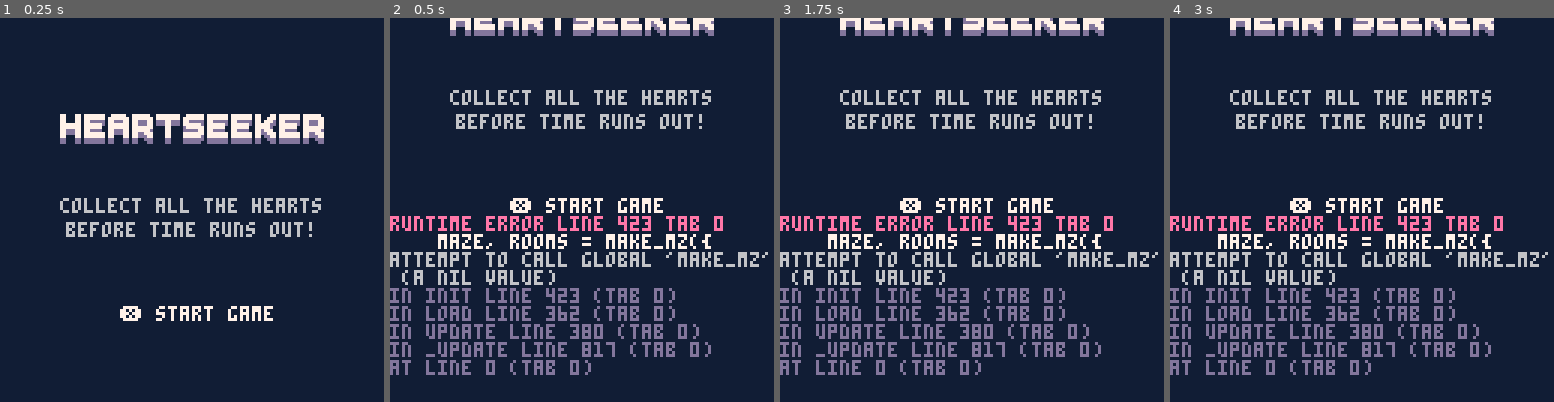
Above: before the commit, frames 1-4 (left to right).
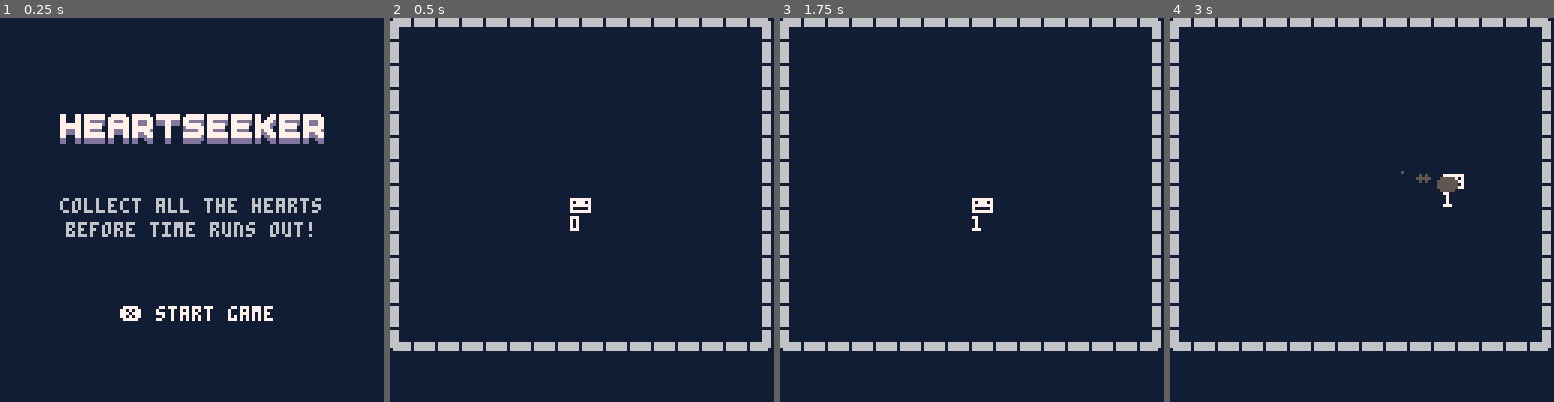
Above: after the commit, the same moments.

Repository: theRenard/move-and-fire
Game: PICO-8 cartridge move-and-fire.p8
Same seed, same stepped clock (60 frames per second), same inputs: the game is played once before the commit and once after it.
Inputs:
- Up to frame 1 (0.25 s): no input
- Up to frame 2 (0.5 s): tap X (X key) at 0.33 s
- Up to frame 3 (1.75 s): tap X (X key) at 1.07 s; hold Right from 1.6 s (still down)
- Up to frame 4 (3 s): tap X (X key) at 1.85, 2.97 s; release Right at 2.1 s; hold Up 2.15-2.42 s; hold Right from 2.47 s (still down)

Frame 1 is identical in both runs. In frame 2, 20% of the frame differs, in the area x 0-100%, y 0-93%; in frame 3, 20%; in frame 4, 21%.
Error before the commit: runtime error line 423 tab 0; maze, rooms = make_mz({; attempt to call global 'make_mz' (a nil value)

Commit message:
Refactor player entity and movement logic; replace 'player' with 'person' and simplify movement calculations

Diff:
--- a/lua/entities/player.lua
+++ b/lua/entities/player.lua
@@ -1,119 +1,55 @@
 --player functions from https://mboffin.itch.io/pico8-movement-with-inertia
 
 -- person
-player = entity:extend({
-	x = 24,
-	y = 24,
-	dx = 0,
-	dy = 0,
-	w = 3,
-	h = 3,
-	sprite = 192,
-	xspd = 1.5,
-	yspd = 1.5,
-	a = 1,
-	drg = 0.6,
+person=entity:extend({
+	x=60,
+	y=60,
+	w=7,
+	h=5,
 
-	update = function(_ENV)
-		--when the user tries to move,
-		--we only add the acceleration
-		--to the current speed.
+	dx=0,
+	dy=0,
 
-		if (btn(⬅️)) dx -= a
-		if (btn(➡️)) dx += a
-		if (btn(⬆️)) dy -= a
-		if (btn(⬇️)) dy += a
+	update=function(_ENV)
+		dx,dy=0,0
 
-		--if we acceleration keeps
-		--getting added, they will just
-		--speed up forever. so we need
-		--to limit the speed to a max
-		--speed in both horizontal and
-		--vertical directions.
-		dx = mid(-xspd, dx, xspd)
-		dy = mid(-yspd, dy, yspd)
+		if (btn(⬆️)) dy-=1
+		if (btn(⬇️)) dy+=1
+		if (btn(⬅️)) dx-=1
+		if (btn(➡️)) dx+=1
 
-		--before doing any movement,
-		--just check if they are next
-		--to a wall, and if so, don't
-		--let allow movement in that
-		--direction.
-		wall_check(x, y, w, h, dx, dy)
+		if dx!=0 or dy !=0 then
+			-- normalize movement
+			-- local a=atan2(dx,dy)
+			-- x+=cos(a)
+			-- y+=sin(a)
 
-		--before the player is moved,
-		--movement needs to be checked
-		--to see if the player actually
-		--can move in that direction.
-		if can_move(x, y, w, h, dx, dy) then
-			--actually move the player to
-			--the new location
-			x += dx
-			y += dy
+			-- add velocity but clamp it to 1
+			dx=mid(-1,dx,1)
+			dy=mid(-1,dy,1)
 
-			--but if the player cannot move
-			--into that spot, find out how
-			--close they can get and move
-			--them there instead.
-		else
-			--create temporary variables
-			--to store how far the player
-			--is trying to move.
-			tdx = dx
-			tdy = dy
+			-- add velocity to position
+			x+=dx
+			y+=dy
 
-			--now we're going to make
-			--tdx,tdy shorter and shorter
-			--until we find a new position
-			--that the player can move to.
-			while not can_move(x, y, w, h, tdx, tdy) do
-				--if the amount of x movement
-				--has been shortened so much
-				--that it's practically 0,
-				--just set it to 0.
-				if (abs(tdx) <= 0.1) then
-					tdx = 0
 
-					--but if it's not too small,
-					--make it 90% of what it was
-					--before. (this shortens the
-					--amount the player is trying
-					--to move in that direction.)
-				else
-					tdx *= 0.9
-				end
-
-				--do the same thing for y
-				--movement.
-				if (abs(tdy) <= 0.1) then
-					tdy = 0
-				else
-					tdy *= 0.9
-				end
+			-- spawn dust each 3/10 sec
+			if (t()*10)\1%3==0 then
+				dust({
+					x=x+rnd(3),
+					y=y+4,
+					frames=18+rnd(4),
+				})
 			end
-
-			--now that we've shorted the
-			--distance the player is
-			--trying to move to something
-			--actually possible, actually
-			--move the player to that new
-			--shortened distance.
-			x += tdx
-			y += tdy
 		end
 
-		--if the player's still moving,
-		--then slow them down just a
-		--bit using the drag amount.
-		if (abs(dx) > 0) dx *= drg
-		if (abs(dy) > 0) dy *= drg
-		--if they are going slow enough
-		--in a particular direction,
-		--just bring them to a halt.
-		if (abs(dx) < 0.02) dx = 0
-		if (abs(dy) < 0.02) dy = 0
+		-- restrict movement
+		x=mid(7,x,114)
+		y=mid(15,y,116)
 	end,
 
-	draw = function(_ENV)
-		spr(sprite, x, y)
-	end
+	draw=function(_ENV)
+		prints("😐",x,y,7)
+		print(dx)
+	end,
 })
--- a/lua/main.lua
+++ b/lua/main.lua
@@ -1,6 +1,6 @@
 
 -- enable extended map
-poke(0x5f56, 0x80)
+-- poke(0x5f56, 0x80)
 
 function _init()
 	scene:load(title_scene)
--- a/lua/maze.lua
+++ /dev/null
@@ -1,338 +0,0 @@
--- Copyright (c) 2024 Daniele Tabanella under the MIT license
-
---2220
---17919
-
-function make_mz(cfg)
-    -- Constants
-    local draw, mth = cfg.draw or false, cfg.mth or 3
-    local brd, w, h = cfg.hasbrd == false and 1 or 2, cfg.w or 128, cfg.h or 64
-    local mz_w, mz_h, chambers = w - 1, h - 1, {}
-    local tries, xtrsz, xtrconn, exits = 1000, cfg.xtrsz or 1, cfg.xtrconn or 20, cfg.exits or 2
-
-    -- Tiles
-    local wl_tl, flr_tl, op_tl, csd_tl, xt_tl = cfg.wl_tl or 1, cfg.flr_tl or 7, cfg.op_tl or 12, cfg.csd_tl or 8, cfg.xt_tl or 9
-    local mz, rgn, con_rgn, dd_ends, cr_rgn = mk2darr(mz_w, mz_h, wl_tl), mk2darr(mz_w, mz_h), mk2darr(mz_w, mz_h), {}, 0
-
-    local function chs_idx(ceil)
-        return mth == 1 and flr(rnd(ceil)) + 1 or mth == 2 and 1 or ceil
-    end
-
-    local function in_bounds(pos)
-        return pos.x <= mz_w and pos.y <= mz_h and pos.x > 0 and pos.y > 0
-    end
-
-    local function is_wall(pos)
-        return mz[pos.x][pos.y] == wl_tl
-    end
-
-    local function is_path(pos)
-        return mz[pos.x][pos.y] == flr_tl
-    end
-
-    local function set_tl(pos, tl_ty)
-        mz[pos.x][pos.y] = tl_ty
-    end
-
-    local function crv(pos)
-        set_tl(pos, flr_tl)
-        rgn[pos.x][pos.y] = cr_rgn
-    end
-
-    local function fill(pos)
-        mz[pos.x][pos.y] = wl_tl
-    end
-
-    local function can_crv(pos)
-        return in_bounds(pos) and is_wall(pos)
-    end
-
-    local function add_rgn()
-        cr_rgn += 1
-    end
-
-    local function add_dend(pos)
-        add(dd_ends, pos)
-    end
-
-    local function add_junc(pos)
-        local tile_type = csd_tl
-        if one_in(4) then
-            tile_type = one_in(3) and op_tl or flr_tl
-        end
-        set_tl(pos, tile_type)
-    end
-
-    local function draw_mz()
-        if rnd() > 0.9 then
-            foreach_2darr(
-                mz, function(x, y)
-                    pset(x - 1, y - 1, mz[x][y])
-                end
-            )
-        end
-    end
-
-    local function draw_rgn()
-        foreach_2darr(
-            mz, function(x, y)
-                local _rgn, color = rgn[x][y], _rgn and (_rgn % 15) + 1 or 0
-                -- color between 0 and 15
-                if color == 9 or color == 10 then
-                    color = 11
-                end
-                pset(x - 1, y - 1, color)
-            end
-        )
-    end
-
-    local function draw_connections()
-        if rnd() > 0.9 then
-            foreach_2darr(
-                mz, function(x, y)
-                    local rgn = con_rgn[x][y]
-                    if rgn then
-                        if #rgn == 2 then
-                            pset(x - 1, y, 9)
-                        else
-                            pset(x - 1, y, 10)
-                        end
-                    end
-                end
-            )
-        end
-    end
-
-    local function grow_mz(str_pos)
-        add_rgn()
-        local posn = {}
-        crv(str_pos)
-        add(posn, str_pos)
-
-        while #posn > 0 do
-            local index = chs_idx(#posn)
-            local curr_pos = posn[index]
-            for _, dir in pairs(shuffle(dir.card)) do
-                local ngbPos, nxt_ngb_tl = {
-                    x = curr_pos.x + dir.x,
-                    y = curr_pos.y + dir.y
-                },
-                {
-                    x = curr_pos.x + dir.x * 2,
-                    y = curr_pos.y + dir.y * 2
-                }
-                if can_crv(ngbPos) and can_crv(nxt_ngb_tl) then
-                    crv(ngbPos)
-                    crv(nxt_ngb_tl)
-                    add(posn, nxt_ngb_tl)
-                    if draw then draw_mz() end
-                    index = nil
-                    break
-                end
-            end
-            if index then
-                del(posn, curr_pos)
-            end
-        end
-    end
-
-    local function grow_mzs()
-        for x = brd, mz_w, 2 do
-            for y = brd, mz_h, 2 do
-                local pos = { x = x, y = y }
-                if is_wall(pos) then
-                    grow_mz(pos)
-                end
-            end
-        end
-    end
-
-    local function add_rms()
-        local rms = {}
-        for i = 0, tries do
-            local size = (int_rnd(2 + xtrsz) + 2) * 2 + 1
-            local recty = int_rnd(size / 2) * 2
-            local w, h = size, size
-            if one_in(2) then
-                w += recty
-            else
-                h += recty
-            end
-            local x = int_rnd((mz_w - w) / 2) * 2 + brd
-            local y = int_rnd((mz_h - h) / 2) * 2 + brd
-            local rm = { x = x, y = y, w = w, h = h }
-            local overlaps = false
-            for other in all(rms) do
-                if dst_to(rm, other) <= 0 then
-                    overlaps = true
-                    break
-                end
-            end
-            if not overlaps then
-                add(rms, rm)
-                add_rgn()
-                chambers[cr_rgn] = {}
-                for pos in all(get_all_posn(rm)) do
-                    crv(pos)
-                    add(chambers[cr_rgn], pos)
-                end
-                if draw then draw_mz() end
-            end
-        end
-    end
-
-    local function conn_rgn()
-        if draw then draw_rgn() end
-
-        foreach_2darr(
-            mz, function(x, y)
-                if is_wall({ x = x, y = y }) then
-                    local _rgn = {}
-                    for _, dir in pairs(dir.card) do
-                        local ngbPos = {
-                            x = x + dir.x,
-                            y = y + dir.y
-                        }
-                        if in_bounds(ngbPos) then
-                            local _region = rgn[ngbPos.x][ngbPos.y]
-                            if _region and not contains(_rgn, _region) then
-                                add(_rgn, _region)
-                            end
-                        end
-                    end
-                    if #_rgn >= 2 then
-                        con_rgn[x][y] = _rgn
-                    end
-                end
-            end
-        )
-
-        if draw then
-            draw_connections()
-        end
-
-        local cons = {}
-        -- {{ x, y }}
-
-        foreach_2darr(
-            mz, function(x, y)
-                if con_rgn[x][y] then
-                    add(cons, { x = x, y = y })
-                end
-            end
-        )
-
-        local mgd_rgns, un_mgd_rgns = {}, {}
-        for i = 1, cr_rgn do
-            mgd_rgns[i] = i
-            un_mgd_rgns[i] = i
-        end
-
-        while #un_mgd_rgns > 1 do
-            local conn = get_rnd_item(cons)
-
-            add_junc(conn)
-
-            local rgn = do_map(
-                con_rgn[conn.x][conn.y], function(region)
-                    return mgd_rgns[region]
-                end
-            )
-            local dest, sources = rgn[1], slice(rgn, 2)
-
-            for i = 1, cr_rgn do
-                if contains(sources, mgd_rgns[i]) then
-                    mgd_rgns[i] = dest
-                end
-            end
-
-            for source in all(sources) do
-                del(un_mgd_rgns, source)
-            end
-
-            rmv_where(
-                cons, function(pos)
-                    if dst_btw(conn, pos) < 2 then
-                        return true
-                    end
-                    local rgn = do_map(
-                        con_rgn[pos.x][pos.y], function(region)
-                            return mgd_rgns[region]
-                        end
-                    )
-                    rgn = rmv_dup(rgn)
-                    if #rgn > 1 then
-                        return false
-                    end
-                    if one_in(xtrconn) then
-                        add_junc(pos)
-                    end
-                    return true
-                end
-            )
-
-            if draw then draw_mz() end
-        end
-    end
-
-    local function rmv_dends()
-        local done = false
-
-        -- add dead ends
-        foreach_2darr(
-            mz, function(x, y)
-                if not is_wall({ x = x, y = y }) then
-                    local exits = 0
-                    for _, dir in pairs(dir.card) do
-                        local ngbPos = {
-                            x = x + dir.x,
-                            y = y + dir.y
-                        }
-                        if in_bounds(ngbPos) then
-                            if not is_wall(ngbPos) then
-                                exits += 1
-                            end
-                        end
-                    end
-                    if exits == 1 then
-                        add_dend({ x = x, y = y })
-                    end
-                end
-            end
-        )
-
-        while #dd_ends > exits do
-            for _, pos in pairs(dd_ends) do
-                local x, y, paths = pos.x, pos.y, {}
-                for _, dir in pairs(dir.card) do
-                    local ngbPos = {
-                        x = x + dir.x,
-                        y = y + dir.y
-                    }
-                    if in_bounds(ngbPos) then
-                        if not is_wall(ngbPos) then
-                            add(paths, ngbPos)
-                        end
-                    end
-                end
-                if #paths == 1 then
-                    fill({ x = x, y = y })
-                    add_dend(paths[1])
-                    if draw then draw_mz() end
-                end
-                del(dd_ends, pos)
-            end
-        end
-
-        for _, pos in pairs(dd_ends) do
-            set_tl(pos, xt_tl)
-        end
-    end
-
-    add_rms()
-    grow_mzs()
-    conn_rgn()
-    rmv_dends()
-
-    return mz, chambers
-end
--- a/lua/scenes/game.lua
+++ b/lua/scenes/game.lua
@@ -17,16 +17,9 @@
   cam_x = 0,
   cam_y = 0,
   init = function(_ENV)
-    maze, rooms = make_mz({
-      w = w,
-      h = h,
-      xtrconn = 80,
-      xtrsz = 3
-    })
-    make_map(rules, maze)
 
     -- -- spawn player
-    _player = player()
+    _player = person()
 
     --   -- destroy if colliding
     --   obj:detect(
@@ -45,9 +38,9 @@
     -- add(entity.pool, del(entity.pool, player))
     cam_x = _player.x - 64
     cam_y = _player.y - 64
-    camera(cam_x, cam_y)
+    -- camera(cam_x, cam_y)
     map(0, 0, 0, 0, w, h)
     entity:each("draw")
-    camera()
+    -- camera()
   end
 })
--- a/move-and-fire.p8
+++ b/move-and-fire.p8
@@ -122,13 +122,19 @@
 0000000000000000000000000000000000000000000000000000000000000000000000000000000000000000000000000000000000000000000000000000000000000000000000000000000000000000010101010101010101010101010101010101010101010101010101010101010101010101010101010101010101010101
 0000000000000000000000000000000000000000000000000000000000000000000000000000000000000000000000000000000000000000000000000000000000000000000000000000000000000000000000000000000000000000000000000000000000000000000000000000000000000000000000000000000000000000
 __map__
-5371717171717171715400000000000000000000000000000000000000000000000000000000000000000000000000000000000000000000000000000000000000000000000000000000000000000000000000000000000000000000000000000000000000000000000000000000000000000000000000000000000000000000
-6205000700000200006000000000000000000000000000000000000000000000000000000000000000000000000000000000000000000000000000000000000000000000000000000000000000000000000000000000000000000000000000000000000000000000000000000000000000000000000000000000000000000000
-6200000100000000006000000000000000000000000000000000000000000000000000000000000000000000000000000000000000000000000000000000000000000000000000000000000000000000000000000000000000000000000000000000000000000000000000000000000000000000000000000000000000000000
-6200000000000005006000000000000000000000000000000000000000000000000000000000000000000000000000000000000000000000000000000000000000000000000000000000000000000000000000000000000000000000000000000000000000000000000000000000000000000000000000000000000000000000
-6200000007000000006000000000000000000000000000000000000000000000000000000000000000000000000000000000000000000000000000000000000000000000000000000000000000000000000000000000000000000000000000000000000000000000000000000000000000000000000000000000000000000000
-6205000000000300006000000000000000000000000000000000000000000000000000000000000000000000000000000000000000000000000000000000000000000000000000000000000000000000000000000000000000000000000000000000000000000000000000000000000000000000000000000000000000000000
-6200000000000000076000000000000000000000000000000000000000000000000000000000000000000000000000000000000000000000000000000000000000000000000000000000000000000000000000000000000000000000000000000000000000000000000000000000000000000000000000000000000000000000
-6351005151515151516400000000000000000000000000000000000000000000000000000000000000000000000000000000000000000000000000000000000000000000000000000000000000000000000000000000000000000000000000000000000000000000000000000000000000000000000000000000000000000000
+5371717171717171717171717171715400000000000000000000000000000000000000000000000000000000000000000000000000000000000000000000000000000000000000000000000000000000000000000000000000000000000000000000000000000000000000000000000000000000000000000000000000000000
+6200000000000000000000000000006000000000000000000000000000000000000000000000000000000000000000000000000000000000000000000000000000000000000000000000000000000000000000000000000000000000000000000000000000000000000000000000000000000000000000000000000000000000
+6200000000000000000000000000006000000000000000000000000000000000000000000000000000000000000000000000000000000000000000000000000000000000000000000000000000000000000000000000000000000000000000000000000000000000000000000000000000000000000000000000000000000000
+6200000000000000000000000000006000000000000000000000000000000000000000000000000000000000000000000000000000000000000000000000000000000000000000000000000000000000000000000000000000000000000000000000000000000000000000000000000000000000000000000000000000000000
+6200000000000000000000000000006000000000000000000000000000000000000000000000000000000000000000000000000000000000000000000000000000000000000000000000000000000000000000000000000000000000000000000000000000000000000000000000000000000000000000000000000000000000
+6200000000000000000000000000006000000000000000000000000000000000000000000000000000000000000000000000000000000000000000000000000000000000000000000000000000000000000000000000000000000000000000000000000000000000000000000000000000000000000000000000000000000000
+6200000000000000000000000000006000000000000000000000000000000000000000000000000000000000000000000000000000000000000000000000000000000000000000000000000000000000000000000000000000000000000000000000000000000000000000000000000000000000000000000000000000000000
+6200000000000000000000000000006000000000000000000000000000000000000000000000000000000000000000000000000000000000000000000000000000000000000000000000000000000000000000000000000000000000000000000000000000000000000000000000000000000000000000000000000000000000
+6200000000000000000000000000006000000000000000000000000000000000000000000000000000000000000000000000000000000000000000000000000000000000000000000000000000000000000000000000000000000000000000000000000000000000000000000000000000000000000000000000000000000000
+6200000000000000000000000000006000000000000000000000000000000000000000000000000000000000000000000000000000000000000000000000000000000000000000000000000000000000000000000000000000000000000000000000000000000000000000000000000000000000000000000000000000000000
+6200000000000000000000000000006000000000000000000000000000000000000000000000000000000000000000000000000000000000000000000000000000000000000000000000000000000000000000000000000000000000000000000000000000000000000000000000000000000000000000000000000000000000
+6200000000000000000000000000006000000000000000000000000000000000000000000000000000000000000000000000000000000000000000000000000000000000000000000000000000000000000000000000000000000000000000000000000000000000000000000000000000000000000000000000000000000000
+6200000000000000000000000000006000000000000000000000000000000000000000000000000000000000000000000000000000000000000000000000000000000000000000000000000000000000000000000000000000000000000000000000000000000000000000000000000000000000000000000000000000000000
+6351515151515151515151515151516400000000000000000000000000000000000000000000000000000000000000000000000000000000000000000000000000000000000000000000000000000000000000000000000000000000000000000000000000000000000000000000000000000000000000000000000000000000
 
 
